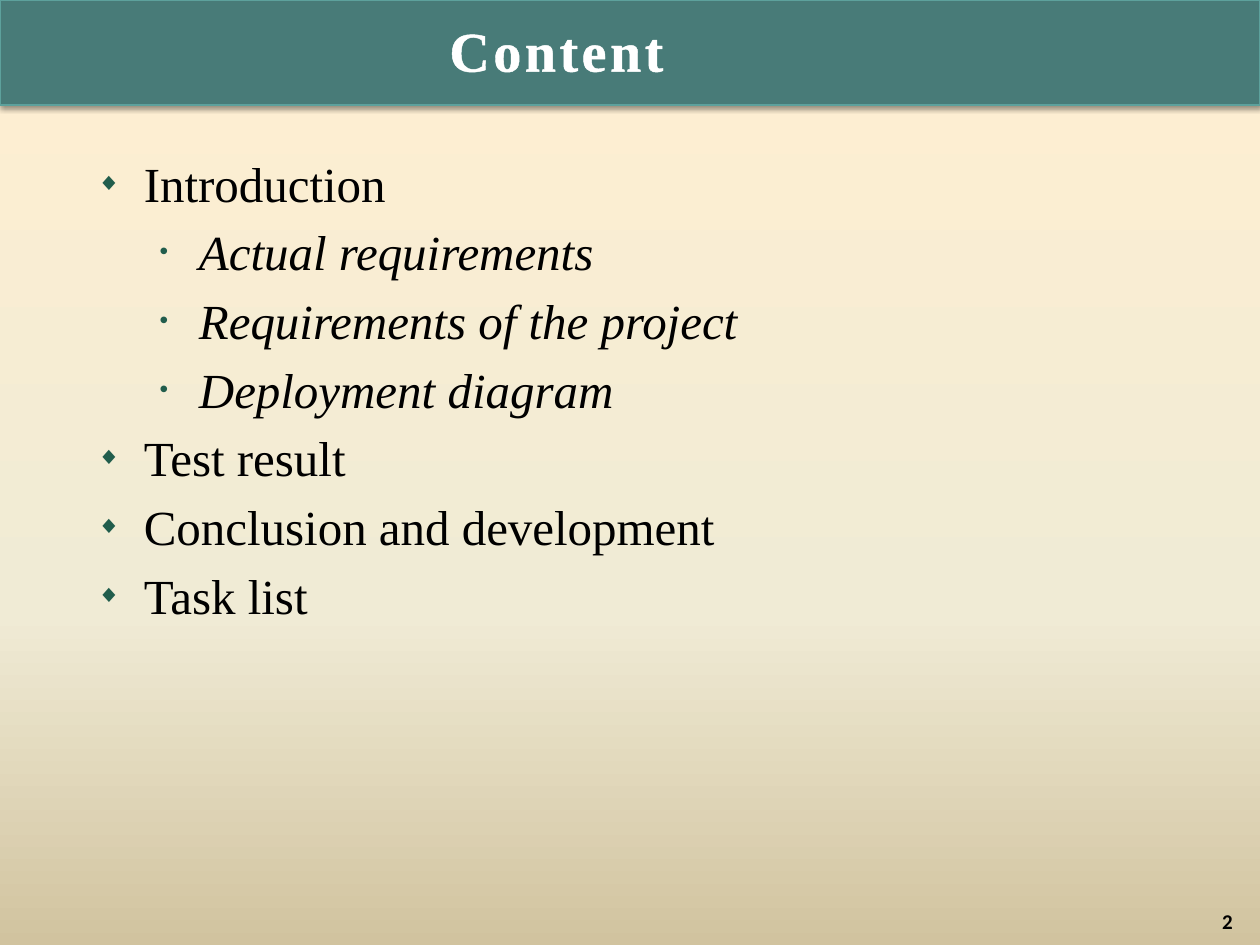
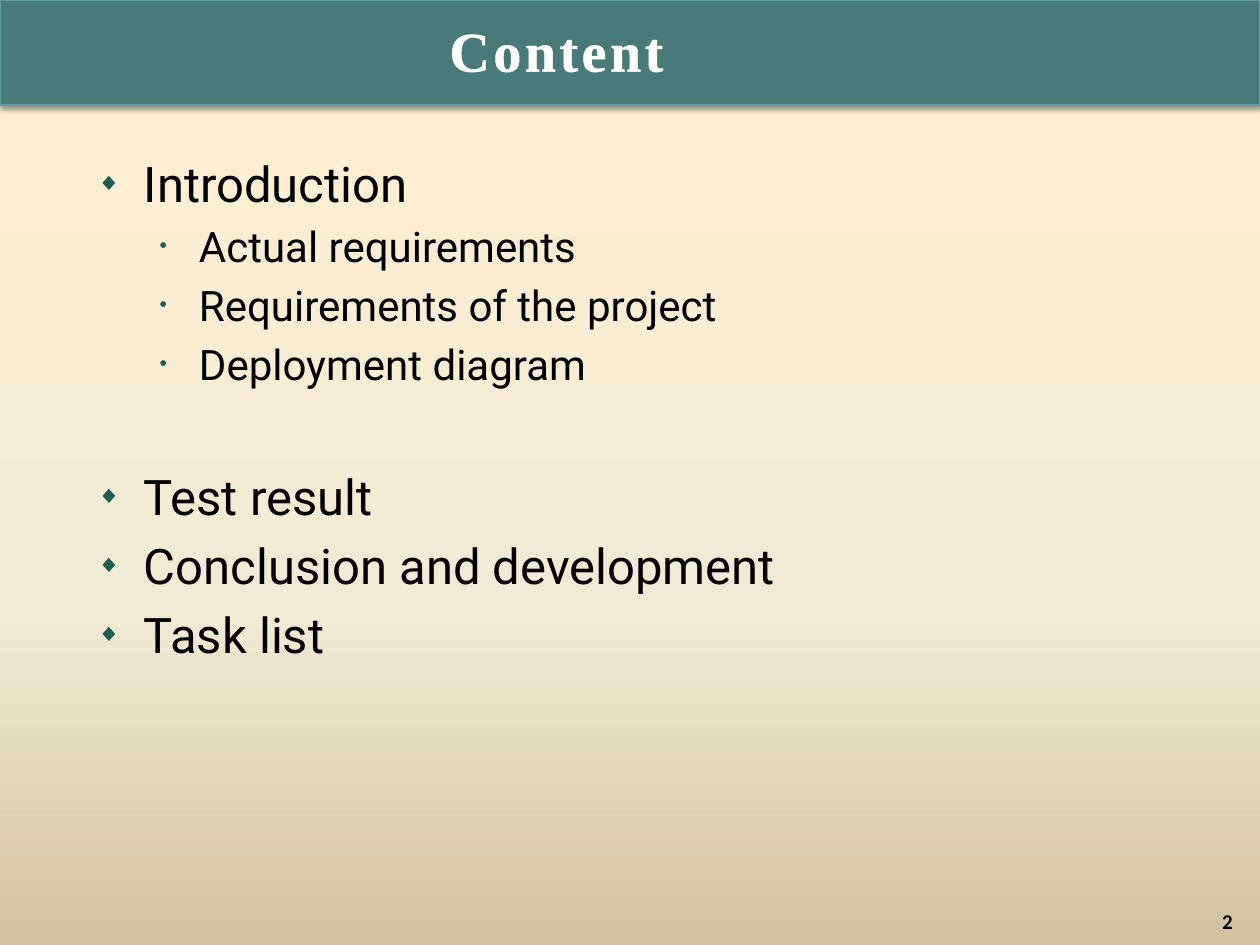
Before and after one commit to lety20391/Project4, a slide deck: slide 2 of G2_T11707E0_Project_Report.pptx. Drawn at 1260x945 pixels with LibreOffice and Linux fonts; fonts in the diff are those of the drawing; background and template pictures are left out. Boxes give left, top, right and bottom in pixels: in the first picture for what was removed or moved away, otherwise in the second. Text is boxed around its words. In the diff, an @@ line names an element or a change of style, - is before the commit and + after.

```diff
--- a/G2_T11707E0_Project_Report.pptx
+++ b/G2_T11707E0_Project_Report.pptx
@@ text "Introduction" at [144,165,775,654]: font Times New Roman to Roboto; size 28 to 24 pt, italic off in "Actual requirements", "Requirements of the project", "Deployment diagram" @@
```
Also in this commit, not shown: 5 other slides changed, 2 slides added, 3 slides removed, 4 other files.
